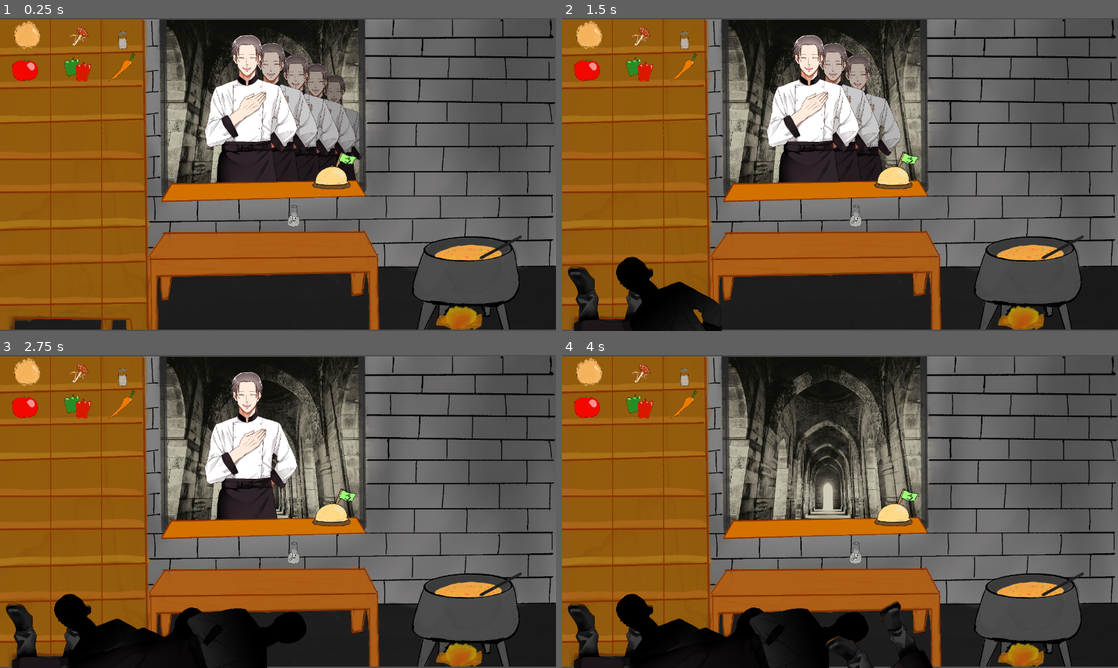
Above: before the commit, frames 1-4 (two rows, left to right).
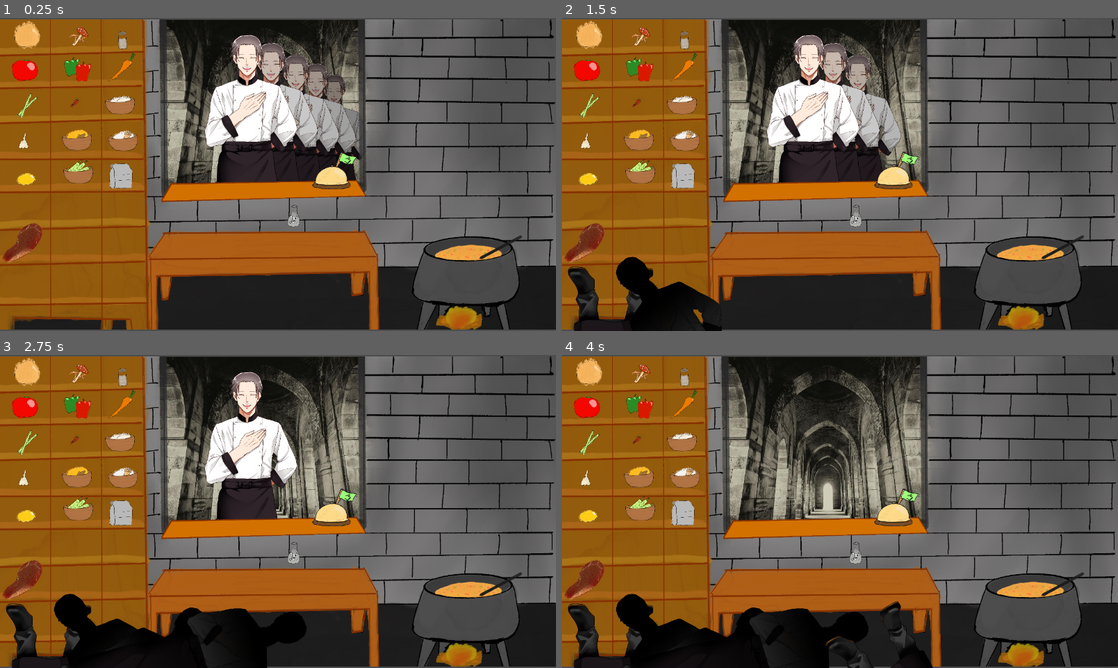
Above: after the commit, the same moments.

Repository: AgreeableDeerGames/GoodSoup
Game: Godot game, scene res://Scenes/kitchen.tscn
The game is run twice, just before and just after one commit, with the same random seed, the same clock (stepped at 60 frames per second) and the same inputs. This scene is started directly instead of the project's main scene.
Inputs (mouse positions are in pixels of both pictures, inside the frame that each line leads up to):
- Up to frame 1 (0.25 s): no input
- Up to frame 2 (1.5 s): click (895, 171) at 0.5 s; tap Enter (ui_accept) at 1.25 s; move the mouse to (962, 158) at 1.27 s; hold Up (ui_up) from 1.28 s (still down); click (962, 158) at 1.42 s
- Up to frame 3 (2.75 s): tap Enter (ui_accept) at 1.52, 2 s; release Up (ui_up) at 2 s; drag from (166, 527) to (294, 555) at 2.02 s
- Up to frame 4 (4 s): tap Enter (ui_accept) at 2.75, 3.5 s; move the mouse to (895, 442) at 2.77 s; hold Up (ui_up) 2.78-3.5 s; drag from (812, 574) to (639, 376) at 3.52 s

The runs differ from the first frame. In frame 1, 2.1% of the frame differs, in the area x 0-25%, y 24-78%; in frame 2, 2.1%; in frame 3, 2.1%; in frame 4, 2.1%.

Commit message:
add rest of items

Diff:
--- /dev/null
+++ b/Scenes/Ingredients/celery_ingredient.tscn
@@ -0,0 +1,12 @@
+[gd_scene format=3 uid="uid://qqxycho4hxne"]
+
+[ext_resource type="PackedScene" uid="uid://d1kyunudgoq0v" path="res://Scenes/ingredient.tscn" id="1_g3c57"]
+[ext_resource type="Texture2D" uid="uid://dge2o0jtn0qxu" path="res://Assets/Celery.PNG" id="2_sgigu"]
+
+[node name="Ingredient" unique_id=30938857 instance=ExtResource("1_g3c57")]
+
+[node name="Sprite2D" parent="." index="0" unique_id=1785830097]
+texture = ExtResource("2_sgigu")
+
+[node name="DragAndDrop" parent="." index="1" unique_id=1088639070]
+scale = Vector2(0.3, 0.3)
--- /dev/null
+++ b/Scenes/Ingredients/chillipeppers_ingredient.tscn
@@ -0,0 +1,12 @@
+[gd_scene format=3 uid="uid://bi1w5fwy0yn53"]
+
+[ext_resource type="PackedScene" uid="uid://d1kyunudgoq0v" path="res://Scenes/ingredient.tscn" id="1_bn7iy"]
+[ext_resource type="Texture2D" uid="uid://ci58u61p2d18l" path="res://Assets/ChiliPeppers.PNG" id="2_cshvi"]
+
+[node name="Ingredient" unique_id=30938857 instance=ExtResource("1_bn7iy")]
+
+[node name="Sprite2D" parent="." index="0" unique_id=1785830097]
+texture = ExtResource("2_cshvi")
+
+[node name="DragAndDrop" parent="." index="1" unique_id=1088639070]
+clickable_area = Rect2(-50, -100, 100, 100)
--- /dev/null
+++ b/Scenes/Ingredients/cream_ingredient.tscn
@@ -0,0 +1,12 @@
+[gd_scene format=3 uid="uid://l71n4orjcv2j"]
+
+[ext_resource type="PackedScene" uid="uid://d1kyunudgoq0v" path="res://Scenes/ingredient.tscn" id="1_pkg1o"]
+[ext_resource type="Texture2D" uid="uid://cq4xux00flcr6" path="res://Assets/Cream.PNG" id="2_xfc60"]
+
+[node name="Ingredient" unique_id=30938857 instance=ExtResource("1_pkg1o")]
+
+[node name="Sprite2D" parent="." index="0" unique_id=1785830097]
+texture = ExtResource("2_xfc60")
+
+[node name="DragAndDrop" parent="." index="1" unique_id=1088639070]
+clickable_area = Rect2(-125, -100, 300, 200)
--- /dev/null
+++ b/Scenes/Ingredients/garlic_ingredient.tscn
@@ -0,0 +1,12 @@
+[gd_scene format=3 uid="uid://b6u1y61q1qkba"]
+
+[ext_resource type="PackedScene" uid="uid://d1kyunudgoq0v" path="res://Scenes/ingredient.tscn" id="1_dth64"]
+[ext_resource type="Texture2D" uid="uid://6b0osa1psscd" path="res://Assets/Garlic.PNG" id="2_ep77b"]
+
+[node name="Ingredient" unique_id=30938857 instance=ExtResource("1_dth64")]
+
+[node name="Sprite2D" parent="." index="0" unique_id=1785830097]
+texture = ExtResource("2_ep77b")
+
+[node name="DragAndDrop" parent="." index="1" unique_id=1088639070]
+clickable_area = Rect2(-100, -100, 100, 200)
--- /dev/null
+++ b/Scenes/Ingredients/ginger_ingredient.tscn
@@ -0,0 +1,12 @@
+[gd_scene format=3 uid="uid://bnej4487dgr4g"]
+
+[ext_resource type="PackedScene" uid="uid://d1kyunudgoq0v" path="res://Scenes/ingredient.tscn" id="1_mi7mu"]
+[ext_resource type="Texture2D" uid="uid://du0sfbt3qbwv4" path="res://Assets/Ginger.PNG" id="2_7phq6"]
+
+[node name="Ingredient" unique_id=30938857 instance=ExtResource("1_mi7mu")]
+
+[node name="Sprite2D" parent="." index="0" unique_id=1785830097]
+texture = ExtResource("2_7phq6")
+
+[node name="DragAndDrop" parent="." index="1" unique_id=1088639070]
+clickable_area = Rect2(-200, -100, 400, 200)
--- /dev/null
+++ b/Scenes/Ingredients/horseradish_ingredient.tscn
@@ -0,0 +1,12 @@
+[gd_scene format=3 uid="uid://cixw4h5kyxw1c"]
+
+[ext_resource type="PackedScene" uid="uid://d1kyunudgoq0v" path="res://Scenes/ingredient.tscn" id="1_whxi6"]
+[ext_resource type="Texture2D" uid="uid://5lci2snmdl1o" path="res://Assets/Horseradish.PNG" id="2_ymw3s"]
+
+[node name="Ingredient" unique_id=30938857 instance=ExtResource("1_whxi6")]
+
+[node name="Sprite2D" parent="." index="0" unique_id=1785830097]
+texture = ExtResource("2_ymw3s")
+
+[node name="DragAndDrop" parent="." index="1" unique_id=1088639070]
+clickable_area = Rect2(-200, -100, 400, 200)
--- /dev/null
+++ b/Scenes/Ingredients/lemon_ingredient.tscn
@@ -0,0 +1,12 @@
+[gd_scene format=3 uid="uid://ca7uftblyptfd"]
+
+[ext_resource type="PackedScene" uid="uid://d1kyunudgoq0v" path="res://Scenes/ingredient.tscn" id="1_42hwb"]
+[ext_resource type="Texture2D" uid="uid://vcdpagpirms2" path="res://Assets/Lemon.PNG" id="2_ql7xp"]
+
+[node name="Ingredient" unique_id=30938857 instance=ExtResource("1_42hwb")]
+
+[node name="Sprite2D" parent="." index="0" unique_id=1785830097]
+texture = ExtResource("2_ql7xp")
+
+[node name="DragAndDrop" parent="." index="1" unique_id=1088639070]
+clickable_area = Rect2(-75, -100, 200, 200)
--- /dev/null
+++ b/Scenes/Ingredients/meat_ingredient.tscn
@@ -0,0 +1,12 @@
+[gd_scene format=3 uid="uid://d0dp5kyg2sq13"]
+
+[ext_resource type="PackedScene" uid="uid://d1kyunudgoq0v" path="res://Scenes/ingredient.tscn" id="1_knr8x"]
+[ext_resource type="Texture2D" uid="uid://b1r0m2e7hkdha" path="res://Assets/Meat.PNG" id="2_0jadx"]
+
+[node name="Ingredient" unique_id=30938857 instance=ExtResource("1_knr8x")]
+
+[node name="Sprite2D" parent="." index="0" unique_id=1785830097]
+texture = ExtResource("2_0jadx")
+
+[node name="DragAndDrop" parent="." index="1" unique_id=1088639070]
+clickable_area = Rect2(-200, -300, 500, 600)
--- /dev/null
+++ b/Scenes/Ingredients/okra_ingredient.tscn
@@ -0,0 +1,12 @@
+[gd_scene format=3 uid="uid://2mj2l73iamkn"]
+
+[ext_resource type="PackedScene" uid="uid://d1kyunudgoq0v" path="res://Scenes/ingredient.tscn" id="1_l2kiv"]
+[ext_resource type="Texture2D" uid="uid://sewbgk7octft" path="res://Assets/Okra.PNG" id="2_ov6v4"]
+
+[node name="Ingredient" unique_id=30938857 instance=ExtResource("1_l2kiv")]
+
+[node name="Sprite2D" parent="." index="0" unique_id=1785830097]
+texture = ExtResource("2_ov6v4")
+
+[node name="DragAndDrop" parent="." index="1" unique_id=1088639070]
+clickable_area = Rect2(-200, -100, 400, 200)
--- /dev/null
+++ b/Scenes/Ingredients/sugarbag_ingredient.tscn
@@ -0,0 +1,12 @@
+[gd_scene format=3 uid="uid://bqc7x0l3jn3lo"]
+
+[ext_resource type="PackedScene" uid="uid://d1kyunudgoq0v" path="res://Scenes/ingredient.tscn" id="1_svwmg"]
+[ext_resource type="Texture2D" uid="uid://dkhrps0ub7sfp" path="res://Assets/SugarBag.PNG" id="2_n7vyq"]
+
+[node name="Ingredient" unique_id=30938857 instance=ExtResource("1_svwmg")]
+
+[node name="Sprite2D" parent="." index="0" unique_id=1785830097]
+texture = ExtResource("2_n7vyq")
+
+[node name="DragAndDrop" parent="." index="1" unique_id=1088639070]
+clickable_area = Rect2(-125, -100, 250, 200)
--- a/Scenes/kitchen.tscn
+++ b/Scenes/kitchen.tscn
@@ -15,6 +15,16 @@
 [ext_resource type="PackedScene" uid="uid://cbeiup6aneh5" path="res://Scenes/cauldron.tscn" id="10_lkloo"]
 [ext_resource type="Texture2D" uid="uid://72t7ohsy0kjv" path="res://Assets/Bell.png" id="11_ykbxl"]
 [ext_resource type="Script" uid="uid://ce3pwpyutpi88" path="res://Scripts/bell.gd" id="12_32235"]
+[ext_resource type="PackedScene" uid="uid://qqxycho4hxne" path="res://Scenes/Ingredients/celery_ingredient.tscn" id="16_2l700"]
+[ext_resource type="PackedScene" uid="uid://bi1w5fwy0yn53" path="res://Scenes/Ingredients/chillipeppers_ingredient.tscn" id="17_r0dk1"]
+[ext_resource type="PackedScene" uid="uid://l71n4orjcv2j" path="res://Scenes/Ingredients/cream_ingredient.tscn" id="18_i6vcq"]
+[ext_resource type="PackedScene" uid="uid://b6u1y61q1qkba" path="res://Scenes/Ingredients/garlic_ingredient.tscn" id="19_r0dk1"]
+[ext_resource type="PackedScene" uid="uid://bnej4487dgr4g" path="res://Scenes/Ingredients/ginger_ingredient.tscn" id="20_i6vcq"]
+[ext_resource type="PackedScene" uid="uid://cixw4h5kyxw1c" path="res://Scenes/Ingredients/horseradish_ingredient.tscn" id="21_m1yx5"]
+[ext_resource type="PackedScene" uid="uid://ca7uftblyptfd" path="res://Scenes/Ingredients/lemon_ingredient.tscn" id="22_hc3lq"]
+[ext_resource type="PackedScene" uid="uid://d0dp5kyg2sq13" path="res://Scenes/Ingredients/meat_ingredient.tscn" id="23_hc3lq"]
+[ext_resource type="PackedScene" uid="uid://2mj2l73iamkn" path="res://Scenes/Ingredients/okra_ingredient.tscn" id="24_1i8y3"]
+[ext_resource type="PackedScene" uid="uid://bqc7x0l3jn3lo" path="res://Scenes/Ingredients/sugarbag_ingredient.tscn" id="25_hqj0s"]
 
 [node name="Kitchen" type="Node2D" unique_id=355883739]
 script = ExtResource("1_t5hpn")
@@ -74,4 +84,34 @@
 script = ExtResource("12_32235")
 metadata/_edit_lock_ = true
 
+[node name="CeleryIngredient" parent="." unique_id=630518003 instance=ExtResource("16_2l700")]
+position = Vector2(62, 198)
+
+[node name="ChilllipeppersIngredient" parent="." unique_id=814412202 instance=ExtResource("17_r0dk1")]
+position = Vector2(175, 198)
+
+[node name="CreamIngredient" parent="." unique_id=993141041 instance=ExtResource("18_i6vcq")]
+position = Vector2(277, 198)
+
+[node name="GarlicIngredient" parent="." unique_id=1493413822 instance=ExtResource("19_r0dk1")]
+position = Vector2(65, 288)
+
+[node name="GingerIngredient" parent="." unique_id=2018538187 instance=ExtResource("20_i6vcq")]
+position = Vector2(178, 281)
+
+[node name="HorseradishIngredient" parent="." unique_id=1261304595 instance=ExtResource("21_m1yx5")]
+position = Vector2(284, 282)
+
+[node name="LemonIngredient" parent="." unique_id=726663870 instance=ExtResource("22_hc3lq")]
+position = Vector2(58, 369)
+
+[node name="MeatIngredient" parent="." unique_id=2016154831 instance=ExtResource("23_hc3lq")]
+position = Vector2(50, 518)
+
+[node name="OkraIngredient" parent="." unique_id=191676113 instance=ExtResource("24_1i8y3")]
+position = Vector2(181, 357)
+
+[node name="Ingredient2" parent="." unique_id=2025259183 instance=ExtResource("25_hqj0s")]
+position = Vector2(281, 366)
+
 [connection signal="pressed" from="Bell" to="Bell" method="_on_pressed"]
Binary file added: Assets/Celery.PNG
Not shown, added: Assets/Celery.PNG.import
Binary file added: Assets/ChiliPeppers.PNG
Not shown, added: Assets/ChiliPeppers.PNG.import
Binary file added: Assets/Cream.PNG
Not shown, added: Assets/Cream.PNG.import
Binary file added: Assets/Garlic.PNG
Not shown, added: Assets/Garlic.PNG.import
Binary file added: Assets/Ginger.PNG
Not shown, added: Assets/Ginger.PNG.import
Binary file added: Assets/Horseradish.PNG
Not shown, added: Assets/Horseradish.PNG.import
(and 8 more such lines)
